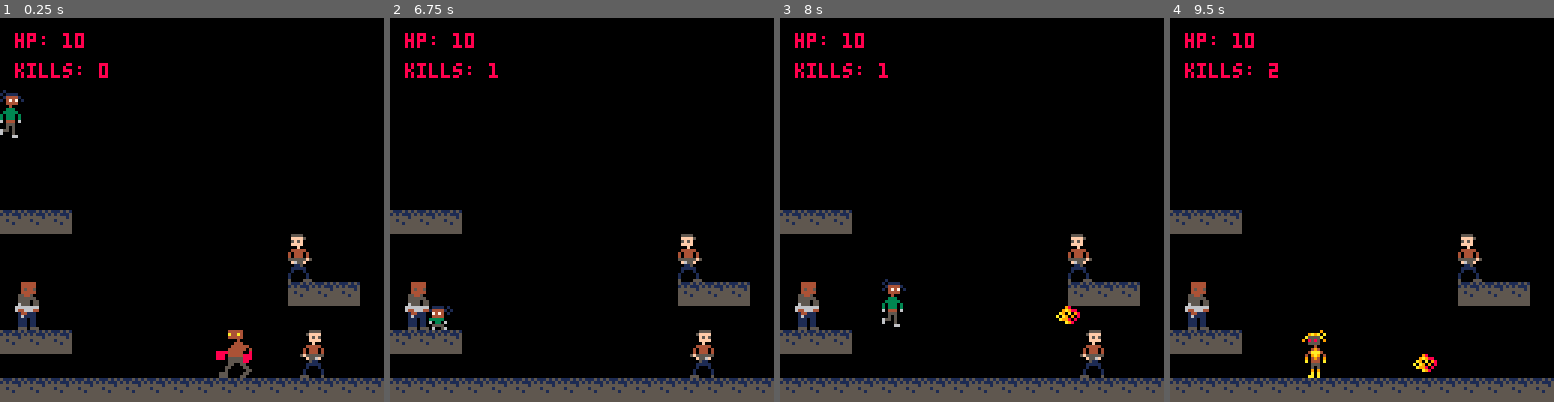
Above: before the commit, frames 1-4 (left to right).
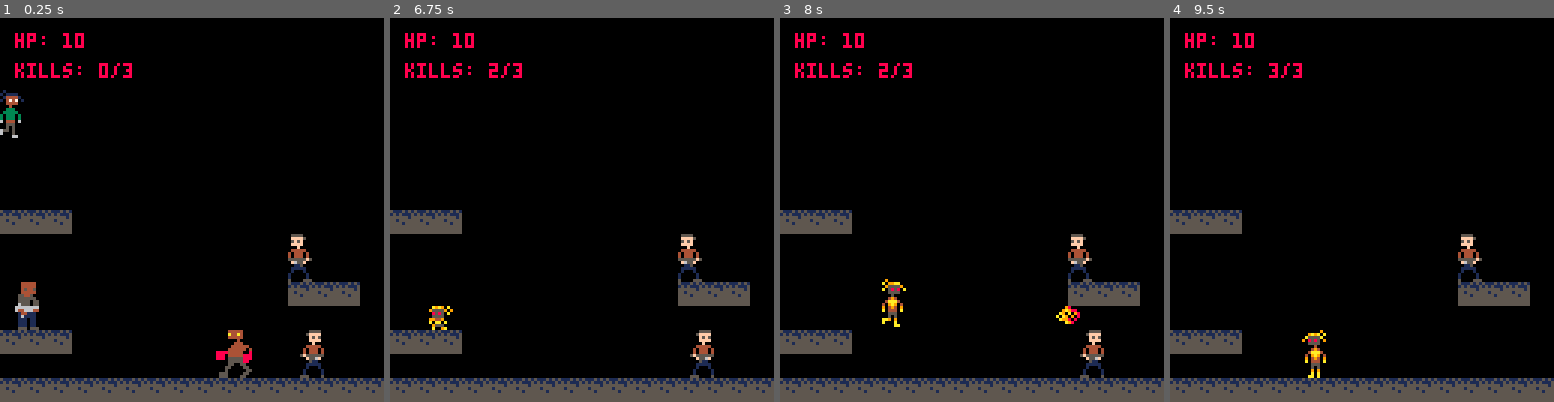
Above: after the commit, the same moments.

Repository: xMunchy/Mirror_Image
Game: PICO-8 cartridge prog.p8
Same seed, same stepped clock (60 frames per second), same inputs: the game is played once before the commit and once after it.
Inputs:
- Up to frame 1 (0.25 s): no input
- Up to frame 2 (6.75 s): tap O (Z key) at 0.33, 0.7, 1.43, 2.22, 3.1, 3.98, 4.87, 5.75, 6.63 s; hold Left 1.97-2.37 s; hold Down 2.42-2.82 s; hold Right 2.87-3.53 s; hold Up 3.58-4.08 s; hold Right 4.13-4.53 s; hold Down 4.58-5.08 s; hold Left 5.13-5.8 s; hold Up 5.85-6.18 s; hold Left 6.23-6.63 s; hold Down from 6.68 s (still down)
- Up to frame 3 (8 s): release Down at 7.08 s; hold Right 7.13-7.8 s; tap O (Z key) at 7.52 s; hold Up from 7.85 s (still down)
- Up to frame 4 (9.5 s): release Up at 8.35 s; hold Right 8.4-8.8 s; tap O (Z key) at 8.4, 9.28 s; hold Down 8.85-9.35 s; hold Left from 9.4 s (still down)

The runs differ from the first frame. In frame 1, less than 0.1% of the frame differs, in the area x 28-35%, y 11-16%; in frame 2, 0.9%; in frame 3, 1.0%, in the area x 3-35%, y 11-82%; in frame 4, 0.8%.

Commit message:
fix jump/crouch and intimate shooting

Diff:
--- a/prog.p8
+++ b/prog.p8
@@ -446,14 +446,11 @@
 function blast_hit_wall(i)
  local y1 = blast[i].y
  local y2 = blast[i].y+blast.h-1
- local x = 0
- if blast[i].flipped then
-  x = blast[i].x+8-blast.w
- else
-  x = blast[i].x+blast.w-1
- end
+ local x1 = blast[i].x+8-blast.w
+ local x2 = x1+blast.w-1
  --collision
- if h_collide(x,y1,y2,0) then
+ if h_collide(x1,y1,y2,0) or
+    h_collide(x2,y1,y2,0) then
   kill_blast(i)
  end
 end
@@ -462,21 +459,26 @@
 function blast_hit(i)
  local y1 = blast[i].y
  local y2 = blast[i].y+blast.h-1
- --find blast x
- local x = blast[i].x
- if not blast[i].flipped then
-  x = x+blast.w-1
- end
+ local x1 = blast[i].x+8-blast.w
+ local x2 = x1+blast.w-1
  --detect collision
  for j=1,#enemy do
   if not enemy[j].is_dead and
-     x>=enemy[j].x and
-     x<=enemy[j].x+enemy[j].w-1 and
-     (y1>=enemy[j].y and
-      y1<=enemy[j].y+enemy[j].h-1 or
-      y2>=enemy[j].y and
-      y2<=enemy[j].y+enemy[j].h-1
-     ) then
+     (
+     x1>=enemy[j].x and
+     x1<=enemy[j].x+enemy[j].w-1
+     or
+     x2>=enemy[j].x and
+     x2<=enemy[j].x+enemy[j].w-1
+     ) and
+     (
+     y1>=enemy[j].y and
+     y1<=enemy[j].y+enemy[j].h-1
+     or
+     y2>=enemy[j].y and
+     y2<=enemy[j].y+enemy[j].h-1
+     )
+     then
    kill(i,j)
   end
  end
@@ -567,8 +569,8 @@
    player.s = player.jump_s
    player.s_h = player.jump_h
    player.s_w = player.jump_w
-   player.sw = player.jumpw
-   player.sh = player.jumph
+   player.w = player.jumpw
+   player.h = player.jumph
   else
    player.s = player.stand_s
    player.s_h = player.stand_h
@@ -596,7 +598,7 @@
  display_blasts()
  spr(player.s,player.x,player.y,player.s_w,player.s_h,player.flipped)
  print("hp: "..player.hp,5,5,8)
- print("kills: "..player.tot_kills,5,15,8)
+ print("kills: "..player.tot_kills.."/3",5,15,8)
 end
 __gfx__
 00000000010000000000000051115151010000000009800005555000044444000000444440000000000000000000000000000000000000000000000000000000
